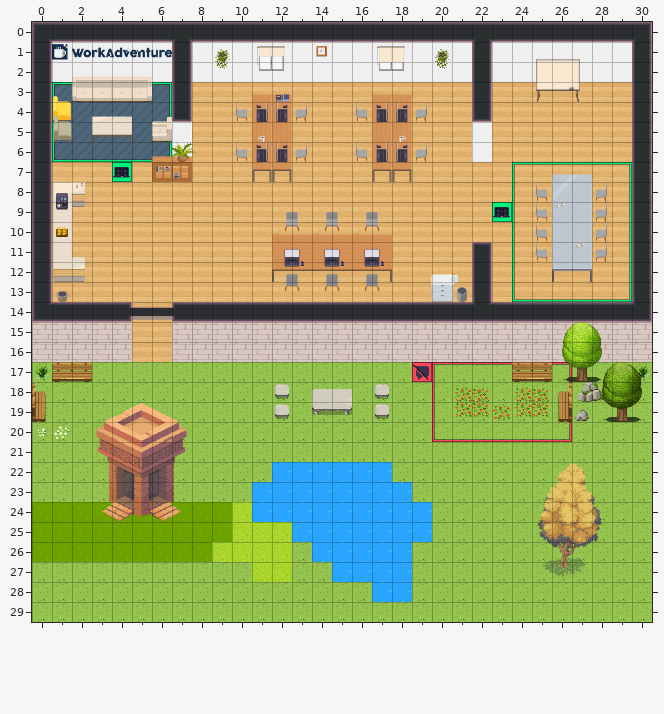
One commit to this Tiled map (JSON): maps/map.json. The picture above is the old version.
Cells are 32x32 px. Shown: x 0..30, y 0..29.
Once edited:
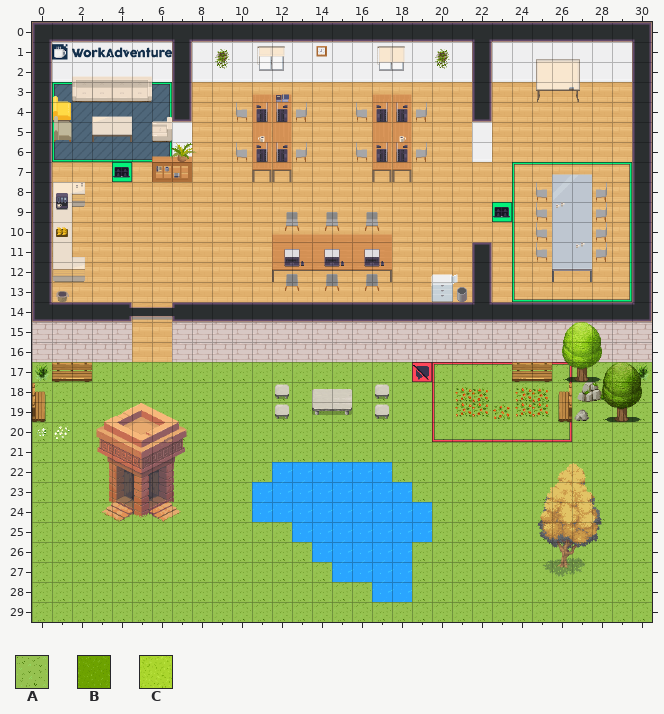
Key: from "Chunk 1": A 4, B 6, C 7.
_ is an empty cell.
Commit: Deploying to gh-pages from master @ b9ba484a815449dc6af684302dc03bb62cd4d230 🚀
Change:
Layer "floor":
y 24: x 0..10 BBBBBBBBBBC -> AAAAAAAAAAA
y 25: x 0..12 BBBBBBBBBBCCC -> AAAAAAAAAAAAA
y 26: x 0..12 BBBBBBBBBCCCC -> AAAAAAAAAAAAA
y 27: x 11..12 CC -> AA
Pixel boxes of the changes (left, top, right, bottom) in both pictures:
changed: (32, 502, 292, 582)
